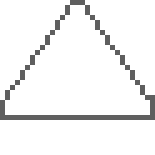
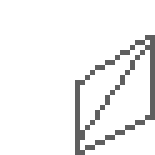
Two versions of the same layered image (155 × 155). Layer-by-layer changes:
hid "base.png", moved it out of group "base_0", painted on it over [0, 0, 155, 150]
hid group "base_0" (2 layers) over [0, 0, 155, 120]
removed layer "base_0_slope" from group "base_0" over [5, 5, 150, 115]
added group "base_90" with 3 layers above "base_180" over [75, 35, 155, 155]
added layer "base_90_face.png" in group "base_90" over [80, 45, 145, 130]
added layer "base_90_side.png" in group "base_90" over [80, 50, 150, 150]
added layer "base_90.png" in group "base_90" over [75, 35, 155, 155]
